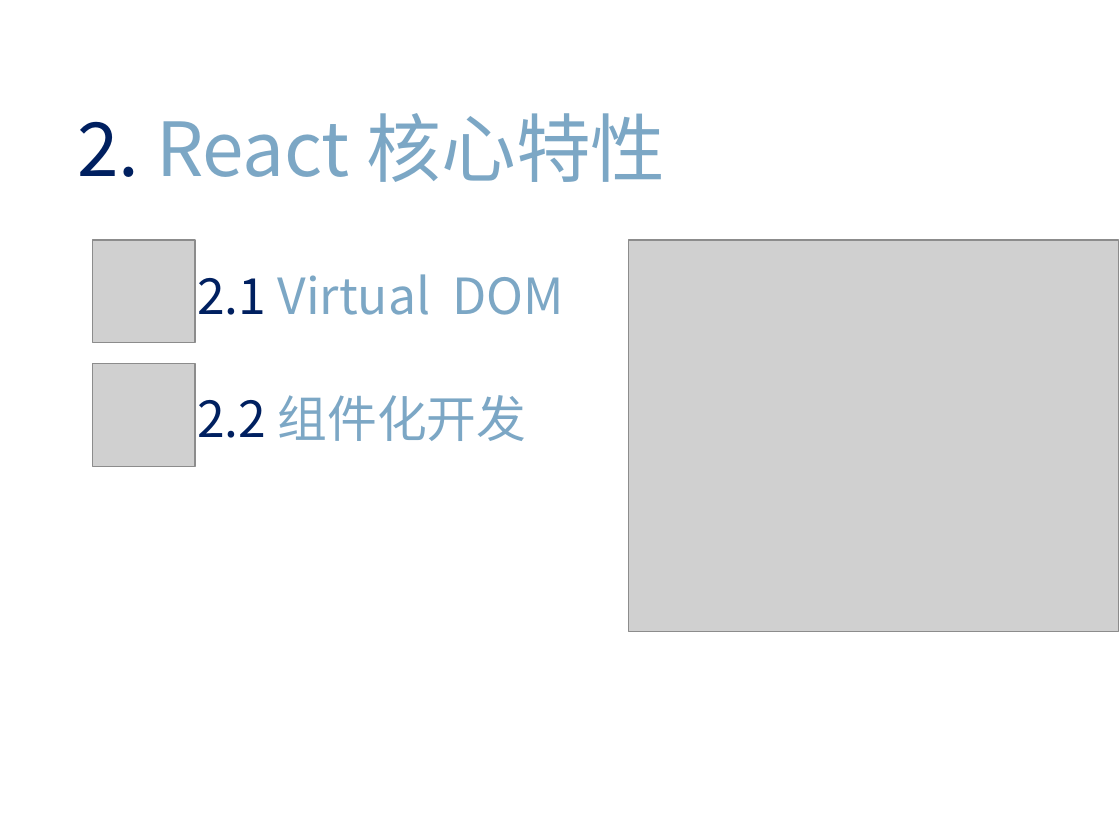
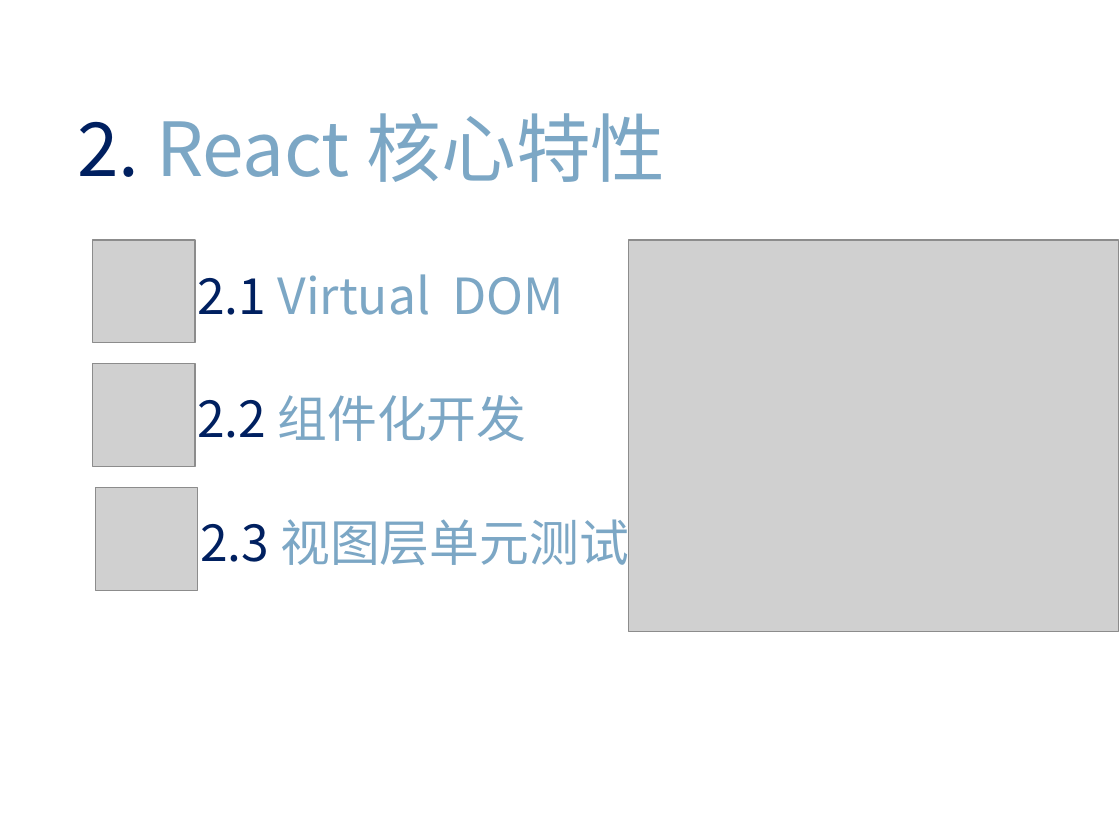
Before and after one commit to m544498510/may-web-app, a slide deck: slide 7 of new_doc/react share.pptx. Drawn at 1120x840 pixels with LibreOffice and Linux fonts; fonts in the diff are those of the drawing; grey boxes stand for pictures. Boxes give left, top, right and bottom in pixels: in the first picture for what was removed or moved away, otherwise in the second. Text is boxed around its words. In the diff, an @@ line names an element or a change of style, - is before the commit and + after.

```diff
--- a/new_doc/react share.pptx
+++ b/new_doc/react share.pptx
@@ picture added at <box>95,488,198,591</box> @@
@@ text added at <box>200,511,629,574</box>, 32 pt, text #7CA7C5 @@
+2.3 视图层单元测试
```
Also in this commit, not shown: 8 other slides changed, 6 slides added.
